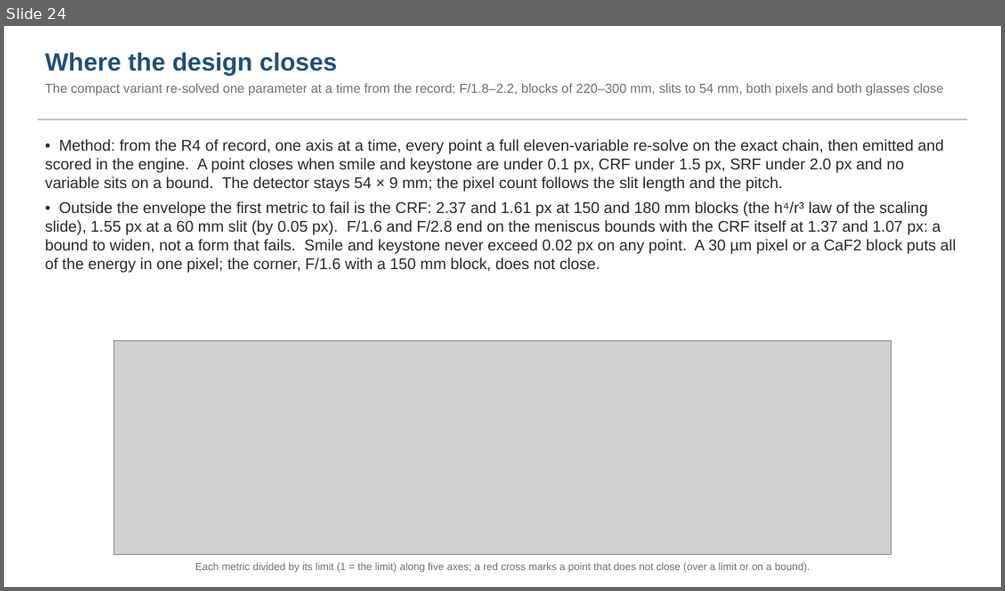
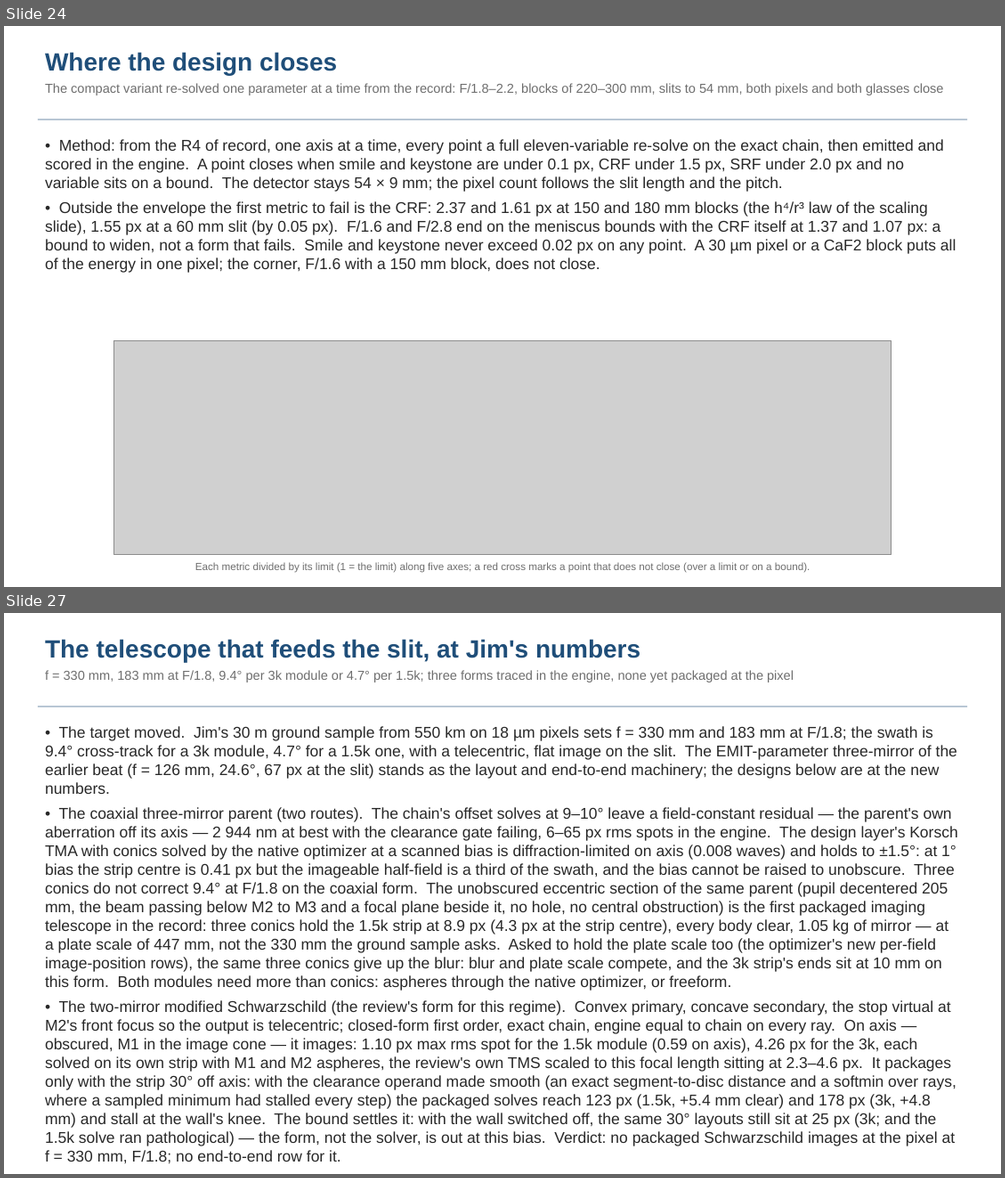
Before and after one commit to nasa-jpl/macos, a slide deck: demo_session/deck_dyson_baseline.pptx. Shown one above the other, each under a label of ours: slide 24 before the commit, slides 24 and 27 after it; the slides between them are not shown. The pictures are 1005x591 and 1005x1178 pixels, drawn with LibreOffice and Linux fonts; fonts in the diff are those of the drawing; grey boxes stand for pictures; background and template pictures are left out. Boxes give left, top, right and bottom in pixels: in the first picture for what was removed or moved away, otherwise in the second. Text is boxed around its words. In the diff, an @@ line names an element or a change of style, - is before the commit and + after.

```diff
--- a/demo_session/deck_dyson_baseline.pptx
+++ b/demo_session/deck_dyson_baseline.pptx
@@ slide 27 added at (4,613,1001,1174), background #FFFFFF @@
@@ text added at (45,639,793,682), 12.5 pt, text #6E6E6E @@
+The telescope that feeds the slit, at Jim's numbers
+f = 330 mm, 183 mm at F/1.8, 9.4° per 3k module or 4.7° per 1.5k; three forms traced in the engine, none yet packaged at the pixel
@@ rectangle added at (38,706,967,707), fill #B8C6D4 @@
@@ text added at (45,726,957,1164), 15 pt, text #282828 @@
+• The target moved. Jim's 30 m ground sample from 550 km on 18 µm pixels sets f = 330 mm and 183 mm at F/1.8; the swath is 9.4° cross-track for a 3k module, 4.7° for a 1.5k one, with a telecentric, flat image on the slit. The EMIT-parameter three-mirror of the earlier beat (f = 126 mm, 24.6°, 67 px at the slit) stands as the layout and end-to-end machinery; the designs below are at the new numbers.
+• The coaxial three-mirror parent (two routes). The chain's offset solves at 9–10° leave a field-constant residual — the parent's own aberration off its axis — 2 944 nm at best with the clearance gate failing, 6–65 px rms spots in the engine. The design layer's Korsch TMA with conics solved by the native optimizer at a scanned bias is diffraction-limited on axis (0.008 waves) and holds to ±1.5°: at 1° bias the strip centre is 0.41 px but the imageable half-field is a third of the swath, and the bias cannot be raised to unobscure. Three conics do not correct 9.4° at F/1.8 on the coaxial form. The unobscured eccentric section of the same parent (pupil decentered 205 mm, the beam passing below M2 to M3 and a focal plane beside it, no hole, no central obstruction) is the first packaged imaging telescope in the record: three conics hold the 1.5k strip at 8.9 px (4.3 px at the strip centre), every body clear, 1.05 kg of mirror — at a plate scale of 447 mm, not the 330 mm the ground sample asks. Asked to hold the plate scale too (the optimizer's new per-field image-position rows), the same three conics give up the blur: blur and plate scale compete, and the 3k strip's ends sit at 10 mm on this form. Both modules need more than conics: aspheres through the native optimizer, or freeform.
+• The two-mirror modified Schwarzschild (the review's form for this regime). Convex primary, concave secondary, the stop virtual at M2's front focus so the output is telecentric; closed-form first order, exact chain, engine equal to chain on every ray. On axis — obscured, M1 in the image cone — it images: 1.10 px max rms spot for the 1.5k module (0.59 on axis), 4.26 px for the 3k, each solved on its own strip with M1 and M2 aspheres, the review's own TMS scaled to this focal length sitting at 2.3–4.6 px. It packages only with the strip 30° off axis: with the clearance operand made smooth (an exact segment-to-disc distance and a softmin over rays, where a sampled minimum had stalled every step) the packaged solves reach 123 px (1.5k, +5.4 mm clear) and 178 px (3k, +4.8 mm) and stall at the wall's knee. The bound settles it: with the wall switched off, the same 30° layouts still sit at 25 px (3k; and the 1.5k solve ran pathological) — the form, not the solver, is out at this bias. Verdict: no packaged Schwarzschild images at the pixel at f = 330 mm, F/1.8; no end-to-end row for it.
```
Also in this commit, not shown: 7 slides changed, 6 other slides added, 6 other files.
